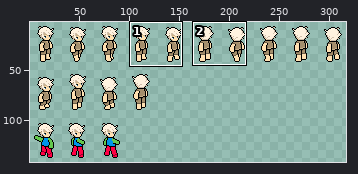
A sprite sheet gets an edit: assets/beasts/player.png. Above, an overview of the earlier version with the close-up marked.
Close-up. Old version:
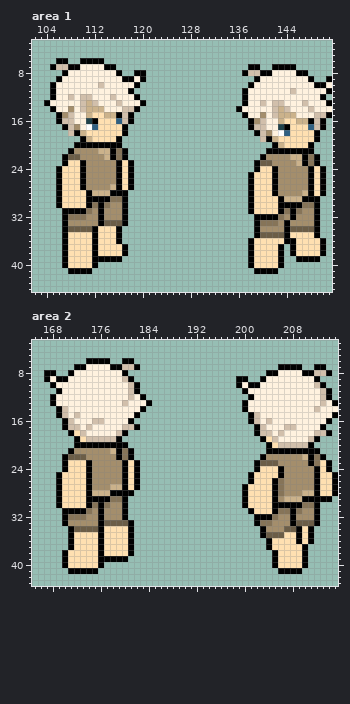
The file is 320x192 pixels. Shown: area 1: x 102..151, y 3..44; area 2: x 165..215, y 3..43. The wide view leaves out empty margins. The commit also changed other parts of the picture, which this record leaves out.
Now the later version:
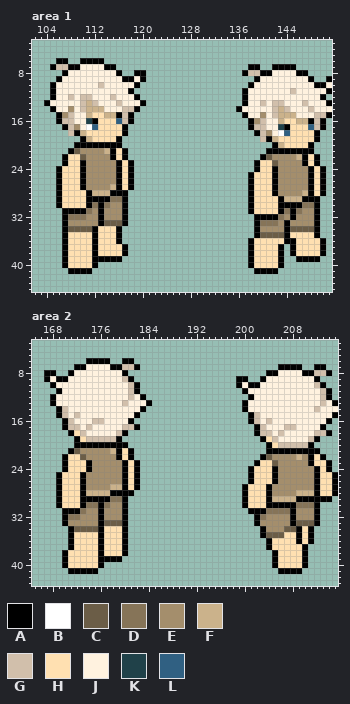
Palette (. is transparent): A #000000  B #ffffff  C #6b5d47  D #867458  E #a48e6c  F #cbb28b  G #d1bfab  H #ffe0b1  J #fff2df  K #204149  L #306082
Edits made:
Area 1:
y 21: x 109 E -> C; x 113 F -> E; x 116 D -> H
y 22: x 108..110 CCE -> HHC; x 114 F -> E; x 116 D -> H; x 141 E -> C; x 145 F -> E; x 148 D -> H
y 23: x 140..142 CCE -> HHC; x 146 F -> E; x 148 D -> H
Area 2:
y 21: x 172 E -> C; x 180 D -> H
y 22: x 171..172 CC -> HH; x 180 D -> H; x 204 E -> C; x 209..210 EF -> FE; x 212 D -> H
y 23: x 203..204 CC -> HH; x 212 D -> H
y 24: x 201..202 .A -> AH; x 205..206 HA -> AE
y 25: x 173..174 HA -> AE; x 205..206 HA -> AE
y 26: x 173..174 HA -> AE; x 206 D -> E
y 27: x 173..174 HA -> AE; x 204..206 HAD -> AEE
y 28: x 173..174 HA -> AF; x 204..206 HAD -> AEE; x 209 E -> F
y 29: x 173 H -> A; x 204..206 HAE -> AFF; x 209 F -> A
y 30: x 173..174 HA -> AD; x 204 H -> A; x 209 A -> D
y 31: x 173..174 AD -> DE; x 202..205 HHHA -> AADD; x 209 D -> E
y 32: x 173 D -> E; x 203..205 AAD -> DEE
y 33: x 180..181 CA -> A.; x 203..204 DD -> EE
y 34..38: x 180..181 HA -> A.
y 39: x 180 A -> .
Where, in picture pixels (left, top, right, bottom), the same in both close-ups:
changed: (68, 148, 122, 160)
changed: (260, 154, 314, 166)
changed: (68, 448, 92, 520)
changed: (122, 448, 128, 460)
changed: (248, 454, 320, 526)
changed: (122, 520, 134, 562)
